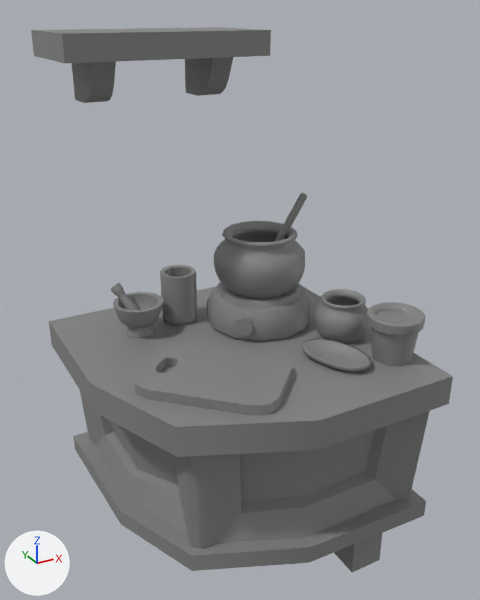
The FBX model Assets/Environment/Shop/sm_potionTable.fbx as it was, and as the next commit left it.
Camera for both pictures: a 50 mm lens placed at (-1.63, -2.55, 1.98), pointed at (-0.54, -0.56, 0.99). Every picture has the same lights, and +X, +Y and +Z are marked at lower left. Where no turn or scale is listed for an object, it has been applied to the vertices.

In view in the first picture: 'sm_potionTable'.
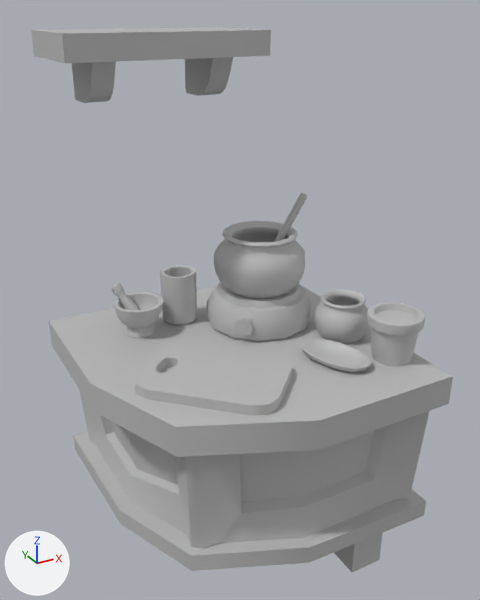
Location of each change, (x1, y1, x2, y2) in pixels of the pictures (480 x 600 px):
part 1 of me_mesh, cut back: (237, 315, 254, 328) in both
part 2 of me_mesh, built on: (72, 58, 213, 103) in both
part 3 of me_mesh, recoloured: (31, 27, 453, 572) in both

Patch to the scene script:
```diff
--- a/Assets/Environment/Shop/sm_potionTable.fbx.py
+++ b/Assets/Environment/Shop/sm_potionTable.fbx.py
@@ mat_m_potiontable @@
+mat_m_potiontable = principled_material('m_potionTable')
+mat_m_potiontable.base_color = (0.5, 0.5, 0.5)  # grey #bcbcbc
@@ me_mesh @@
 # used by ob_sm_potiontable; location = (0.0, 0.0, 0.0)
-me_mesh.from_pydata(...)  # 1427 vertices, 1414 faces; spans x -1.13..0.01, y -1.13..0.0, z 0.0..1.92
+me_mesh.from_pydata(...)  # 1437 vertices, 1399 faces; spans x -1.13..0.01, y -1.13..0.0, z 0.0..1.92
+# me_mesh part 1
+# 10 vertices are removed from x -0.64..-0.45, y -0.54..-0.24, z 0.8..0.91
+# 33 faces are deleted
+# 8 vertices are added at x -0.53..-0.47, y -0.57..-0.51, z 0.83..0.91
+# 8 new faces join them
+# me_mesh part 2
+# 4 faces are deleted
+# 12 vertices are added at x -0.95..-0.43, y -0.08, z 1.69..1.74
+# 16 new faces join them
+# me_mesh part 3: 1375 faces spanning x -1.13..0.01, y -1.13..0.0, z 0.0..1.92 switch from mat_lambert1 (grey #858585) to mat_m_potiontable (grey #bcbcbc)
```
